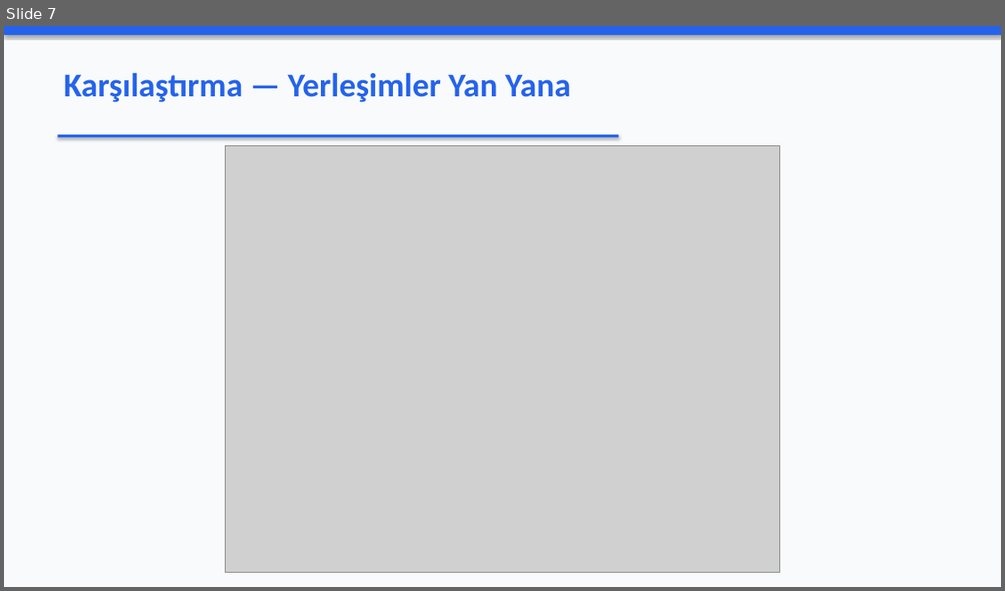
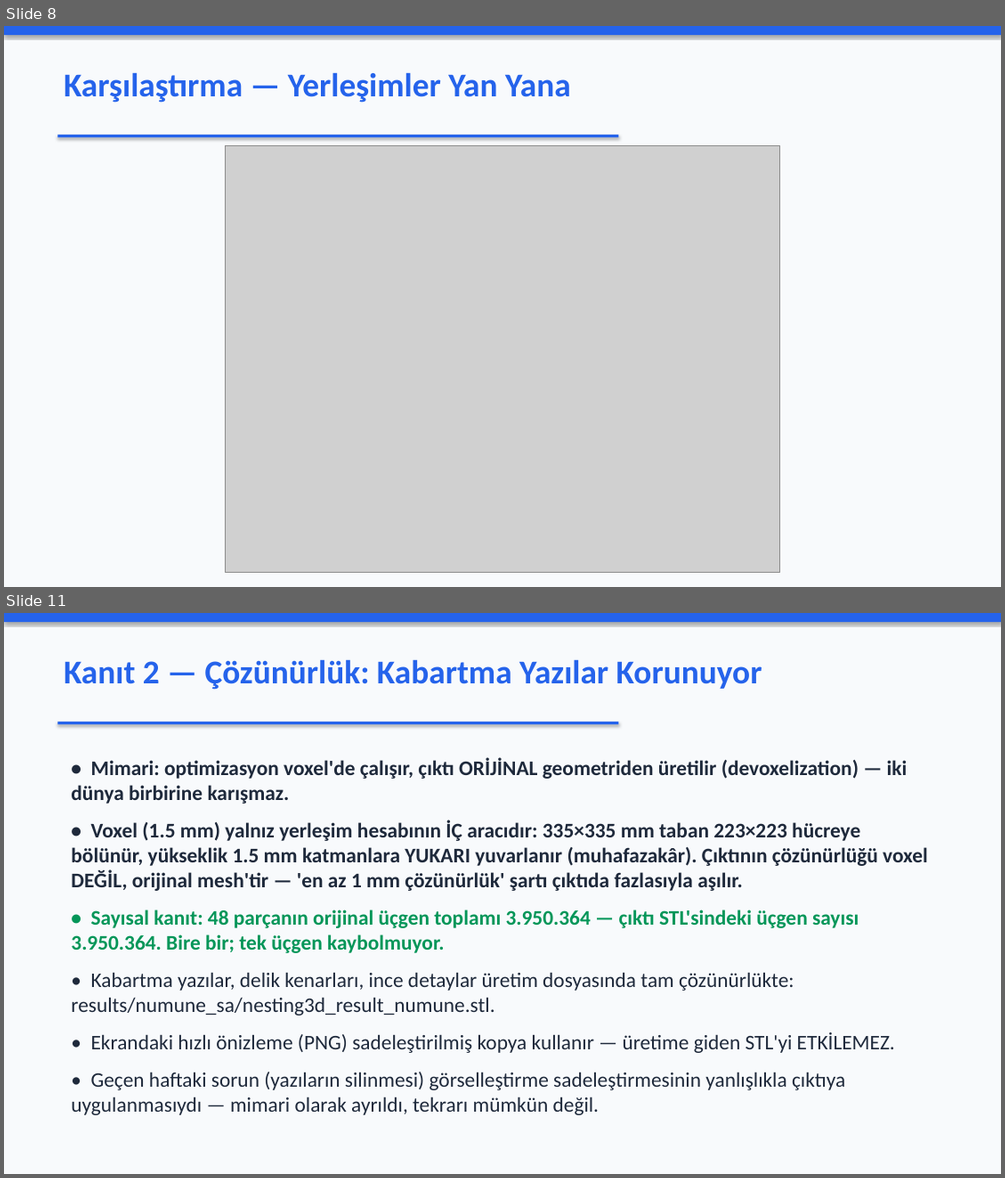
Before and after one commit to Eren845205/ie488-3d-nesting, a slide deck: SUNUM_NUMUNE.pptx. Shown one above the other, each under a label of ours: slide 7 before the commit, slides 8 and 11 after it; the slides between them are not shown. The pictures are 1005x591 and 1005x1178 pixels, drawn with LibreOffice and Linux fonts; fonts in the diff are those of the drawing; grey boxes stand for pictures. Boxes give left, top, right and bottom in pixels: in the first picture for what was removed or moved away, otherwise in the second. Text is boxed around its words. In the diff, an @@ line names an element or a change of style, - is before the commit and + after.

```diff
--- a/SUNUM_NUMUNE.pptx
+++ b/SUNUM_NUMUNE.pptx
@@ slide 11 added at [4,613,1001,1174], background #F8FAFC @@
@@ rectangle added at [4,613,1001,622], fill #2563EB @@
@@ text added at [64,659,762,690], 32 pt, text #2563EB, bold @@
+Kanıt 2 — Çözünürlük: Kabartma Yazılar Korunuyor
@@ rectangle added at [57,722,619,724], fill #2563EB @@
@@ text added at [71,758,928,1115], 20 pt, text #1E293B, bold @@
+• Mimari: optimizasyon voxel'de çalışır, çıktı ORİJİNAL geometriden üretilir (devoxelization) — iki dünya birbirine karışmaz.
+• Voxel (1.5 mm) yalnız yerleşim hesabının İÇ aracıdır: 335×335 mm taban 223×223 hücreye bölünür, yükseklik 1.5 mm katmanlara YUKARI yuvarlanır (muhafazakâr). Çıktının çözünürlüğü voxel DEĞİL, orijinal mesh'tir — 'en az 1 mm çözünürlük' şartı çıktıda fazlasıyla aşılır.
+• Sayısal kanıt: 48 parçanın orijinal üçgen toplamı 3.950.364 — çıktı STL'sindeki üçgen sayısı 3.950.364. Bire bir; tek üçgen kaybolmuyor.
+• Kabartma yazılar, delik kenarları, ince detaylar üretim dosyasında tam çözünürlükte: results/numune_sa/nesting3d_result_numune.stl.
+• Ekrandaki hızlı önizleme (PNG) sadeleştirilmiş kopya kullanır — üretime giden STL'yi ETKİLEMEZ.
+• Geçen haftaki sorun (yazıların silinmesi) görselleştirme sadeleştirmesinin yanlışlıkla çıktıya uygulanmasıydı — mimari olarak ayrıldı, tekrarı mümkün değil.
@@ what was slide 7 is now slide 8 @@
```
Also in this commit, not shown: 6 slides changed, 5 other slides added, 3 slides removed, 16 other files.
